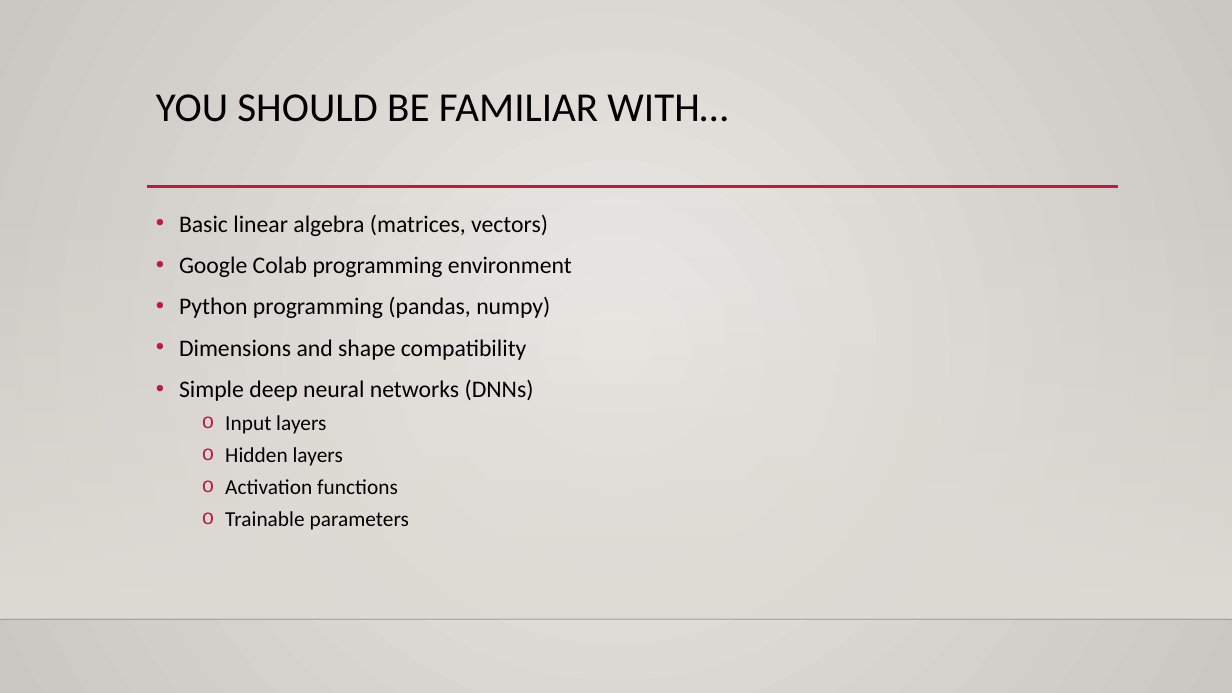
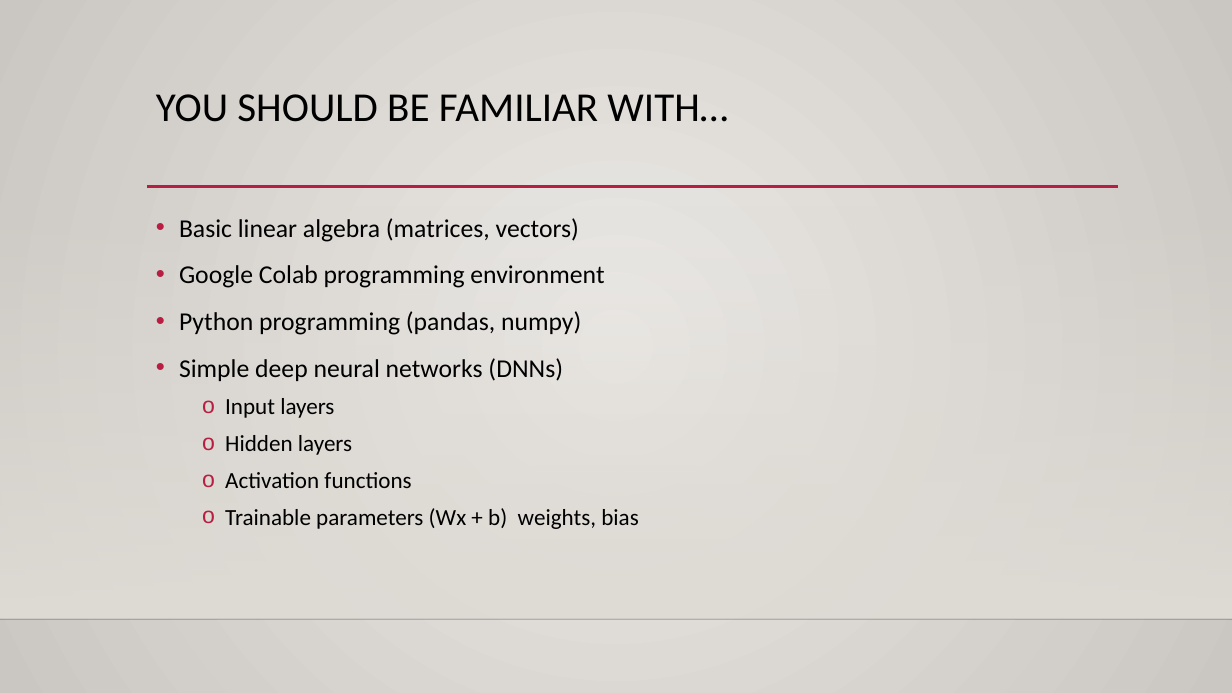
Before and after one commit to ROARMarketingConcepts/SimpliLearn, a slide deck: slide 3 of SimpliLearn Mock Teach Session/ken_wood_intro.pptx. Drawn at 1232x693 pixels with LibreOffice and Linux fonts; fonts in the diff are those of the drawing; background and template pictures are left out. Boxes give left, top, right and bottom in pixels: in the first picture for what was removed or moved away, otherwise in the second. Text is boxed around its words. In the diff, an @@ line names an element or a change of style, - is before the commit and + after.

```diff
--- a/SimpliLearn Mock Teach Session/ken_wood_intro.pptx
+++ b/SimpliLearn Mock Teach Session/ken_wood_intro.pptx
@@ text at (179, 218, 604, 488): size 18.5 to 20 pt in "Basic linear algebra (matrices, vectors)", "Google Colab programming environment", "Python programming (pandas, numpy)", "Simple deep neural networks (DNNs)"; size 16.6 to 18 pt in "Input layers", "Hidden layers", "Activation functions"; line spacing 1 to 1.1 @@
@@ text at (179, 339, 527, 360): paragraph removed @@
-• Dimensions and shape compatibility
@@ text at (225, 508, 638, 529): text changed; size 16.6 to 18 pt @@
-  o Trainable parameters
+  o Trainable parameters (Wx + b) weights, bias
```
Also in this commit, not shown: 2 other files.
